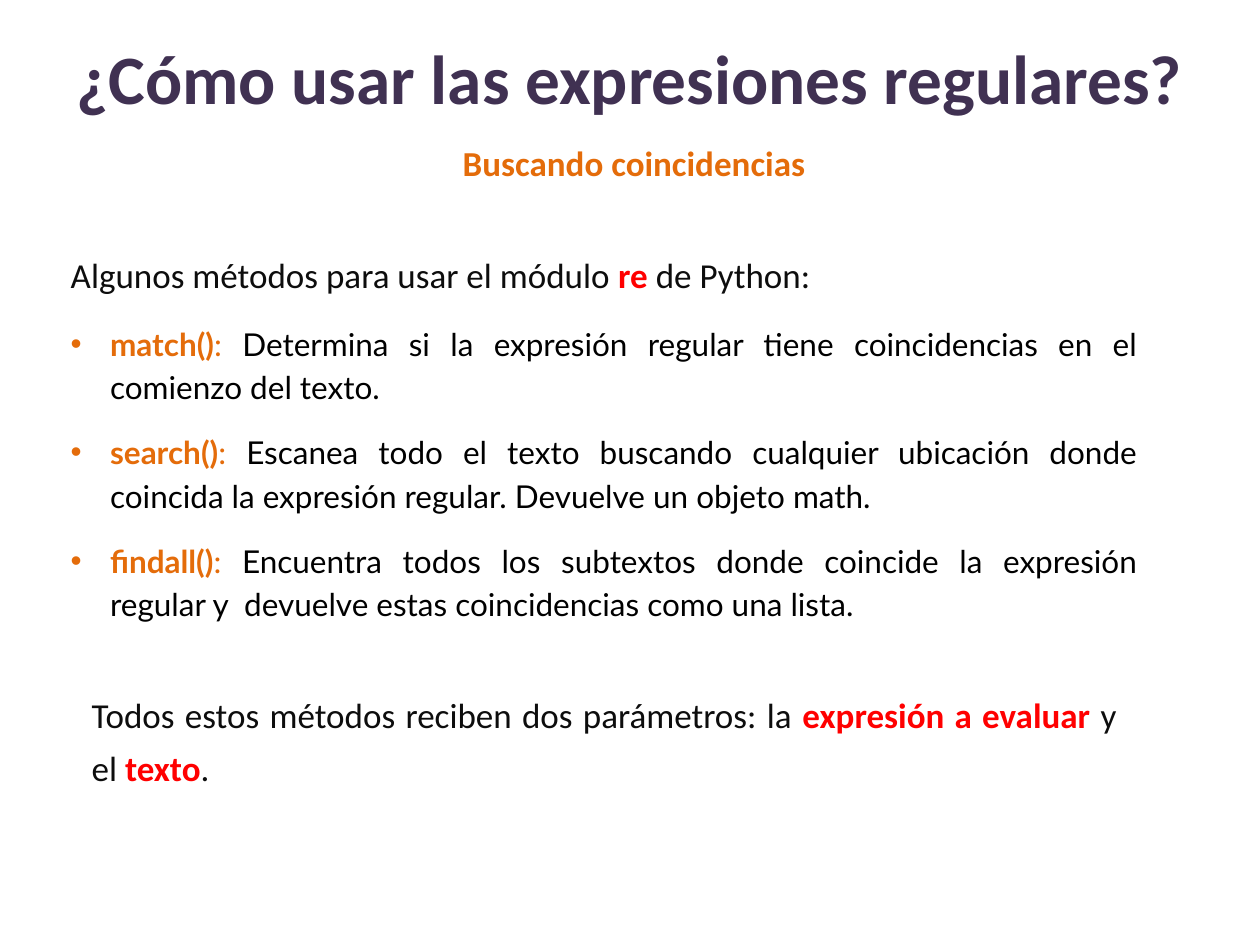
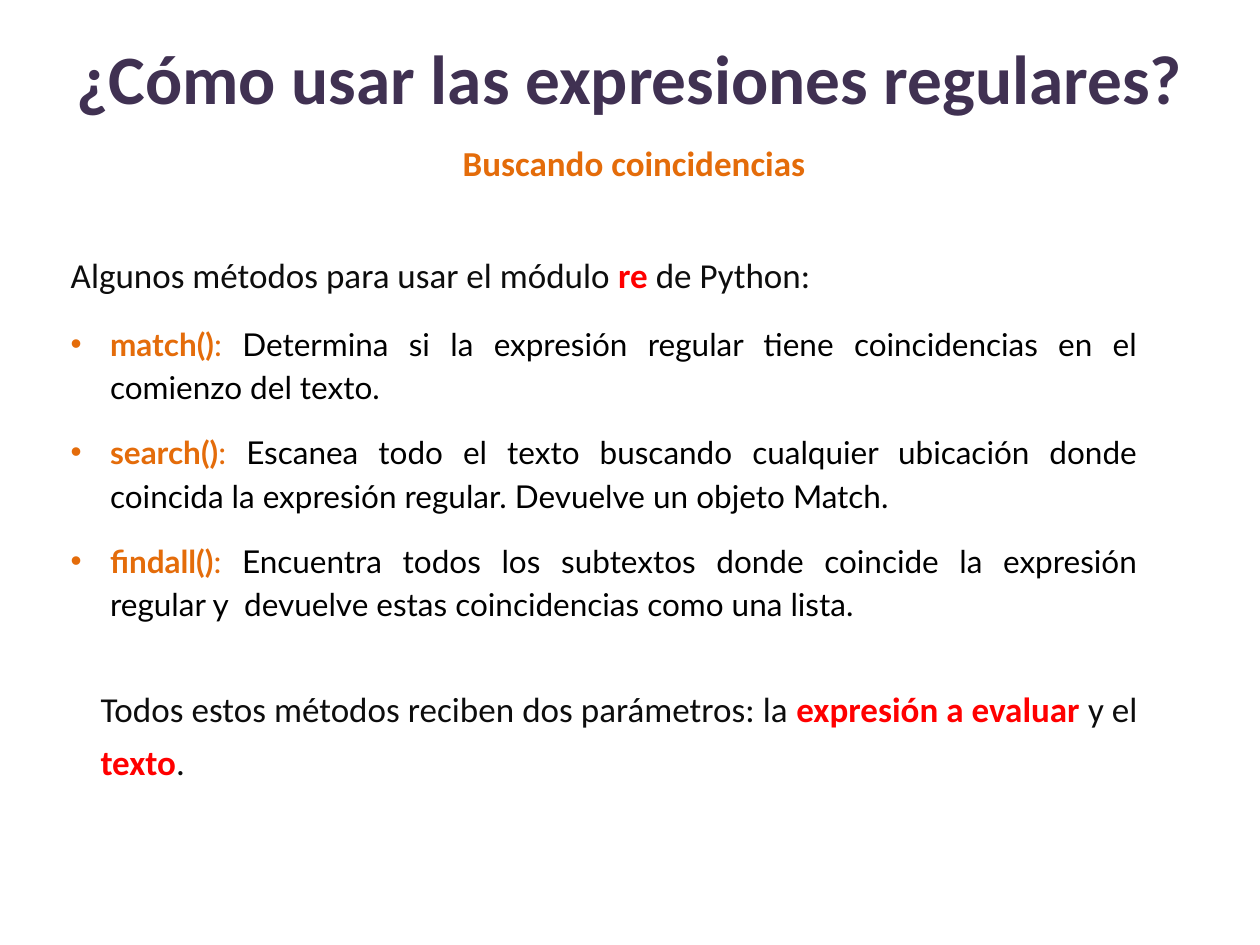
Before and after one commit to lizetheP/Analitica, a slide deck: slide 3 of CalendarioAgo25/presentaciones/19_Modulo_re.pptx. Drawn at 1260x945 pixels with LibreOffice and Linux fonts; fonts in the diff are those of the drawing. Boxes give left, top, right and bottom in pixels: in the first picture for what was removed or moved away, otherwise in the second. Text is boxed around its words. In the diff, an @@ line names an element or a change of style, - is before the commit and + after.

```diff
--- a/CalendarioAgo25/presentaciones/19_Modulo_re.pptx
+++ b/CalendarioAgo25/presentaciones/19_Modulo_re.pptx
@@ text at bbox=[110, 439, 1136, 514]: text changed @@
-• search(): Escanea todo el texto buscando cualquier ubicación donde coincida la expresión regular. Devuelve un objeto math.
+• search(): Escanea todo el texto buscando cualquier ubicación donde coincida la expresión regular. Devuelve un objeto Match.
@@ text "Todos estos métodos reciben dos ..." rewrapped from bbox=[92, 703, 1117, 782] to bbox=[101, 697, 1137, 776] @@
```
Also in this commit, not shown: 1 other slide changed, 5 other files.
